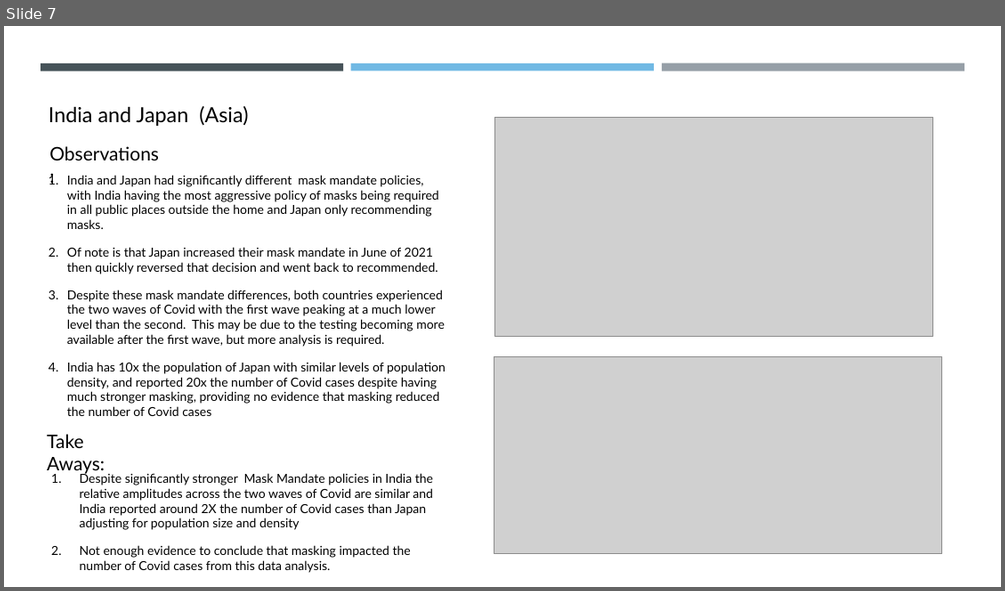
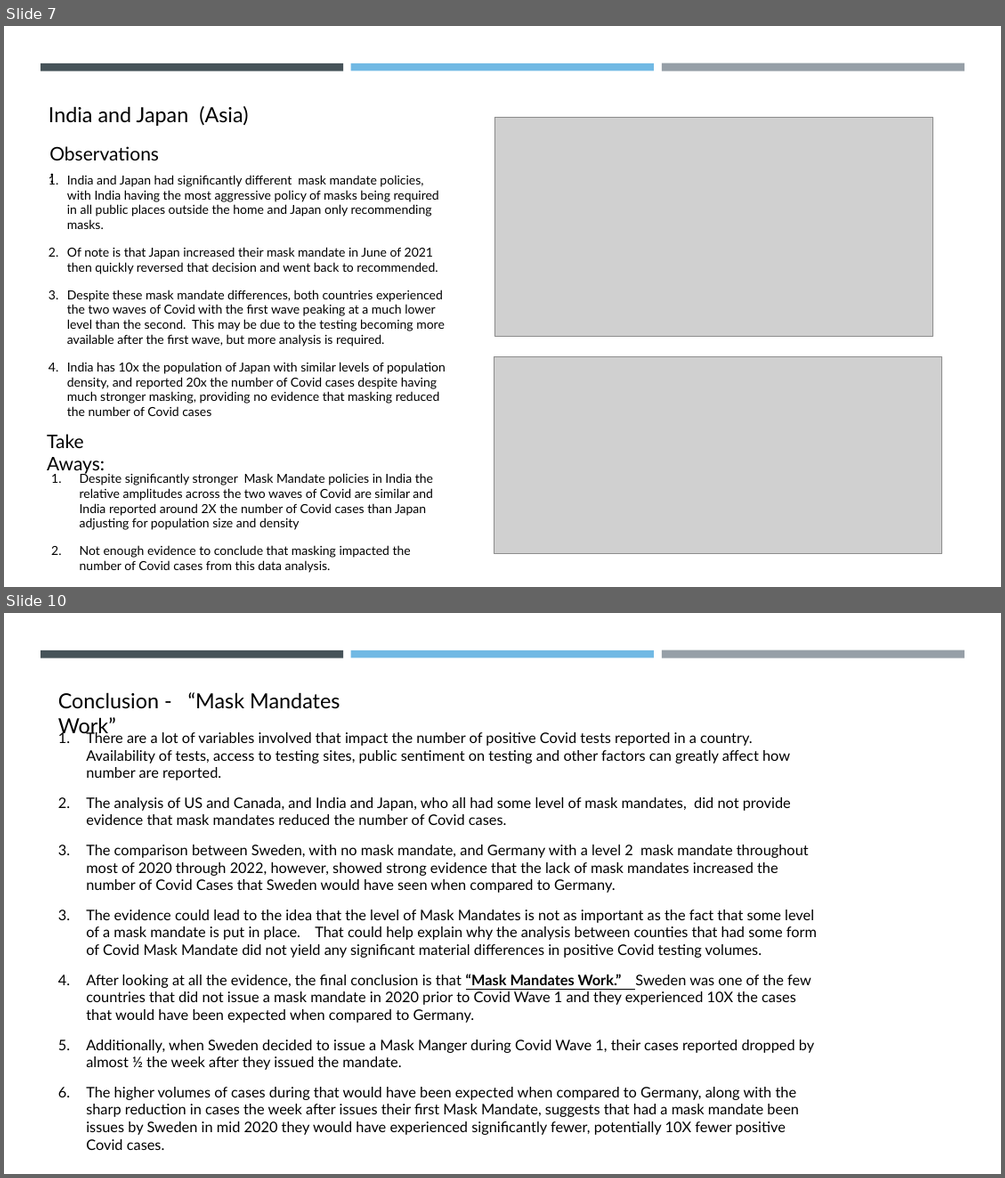
Before and after one commit to ranusuri/Team-A-Project-1, a slide deck: c_tork/Draft_Pres1.pptx. Shown one above the other, each under a label of ours: slide 7 before the commit, slides 7 and 10 after it; the slides between them are not shown. The pictures are 1005x591 and 1005x1178 pixels, drawn with LibreOffice and Linux fonts; fonts in the diff are those of the drawing; grey boxes stand for pictures. Boxes give left, top, right and bottom in pixels: in the first picture for what was removed or moved away, otherwise in the second. Text is boxed around its words. In the diff, an @@ line names an element or a change of style, - is before the commit and + after.

```diff
--- a/c_tork/Draft_Pres1.pptx
+++ b/c_tork/Draft_Pres1.pptx
@@ slide 10 added at (4,613,1001,1174), background #FFFFFF; not listed: 3 template elements that a slide beside it also shows @@
@@ text added at (58,692,340,738), 20 pt, text #000000 @@
+Conclusion - “Mask Mandates Work”
@@ text added at (86,730,817,1150), 14 pt, text #000000 @@
+1. There are a lot of variables involved that impact the number of positive Covid tests reported in a country. Availability of tests, access to testing sites, public sentiment on testing and other factors can greatly affect how number are reported.
+2. The analysis of US and Canada, and India and Japan, who all had some level of mask mandates, did not provide evidence that mask mandates reduced the number of Covid cases.
+3. The comparison between Sweden, with no mask mandate, and Germany with a level 2 mask mandate throughout most of 2020 through 2022, however, showed strong evidence that the lack of mask mandates increased the number of Covid Cases that Sweden would have seen when compared to Germany.
+4. The evidence could lead to the idea that the level of Mask Mandates is not as important as the fact that some level of a mask mandate is put in place. That could help explain why the analysis between counties that had some form of Covid Mask Mandate did not yield any significant material differences in positive Covid testing volumes.
+5. After looking at all the evidence, the final conclusion is that “Mask Mandates Work.” Sweden was one of the few countries that did not issue a mask mandate in 2020 prior to Covid Wave 1 and they experienced 10X the cases that would have been expected when compared to Germany.
+6. Additionally, when Sweden decided to issue a Mask Manger during Covid Wave 1, their cases reported dropped by almost ½ the week after they issued the mandate.
+7. The higher volumes of cases during that would have been expected when compared to Germany, along with the sharp reduction in cases the week after issues their first Mask Mandate, suggests that had a mask mandate been issues by Sweden in mid 2020 they would have experienced significantly fewer, potentially 10X fewer positive Covid cases.
```
Also in this commit, not shown: 2 slides changed, 1 other slide added, 1 slide removed.
